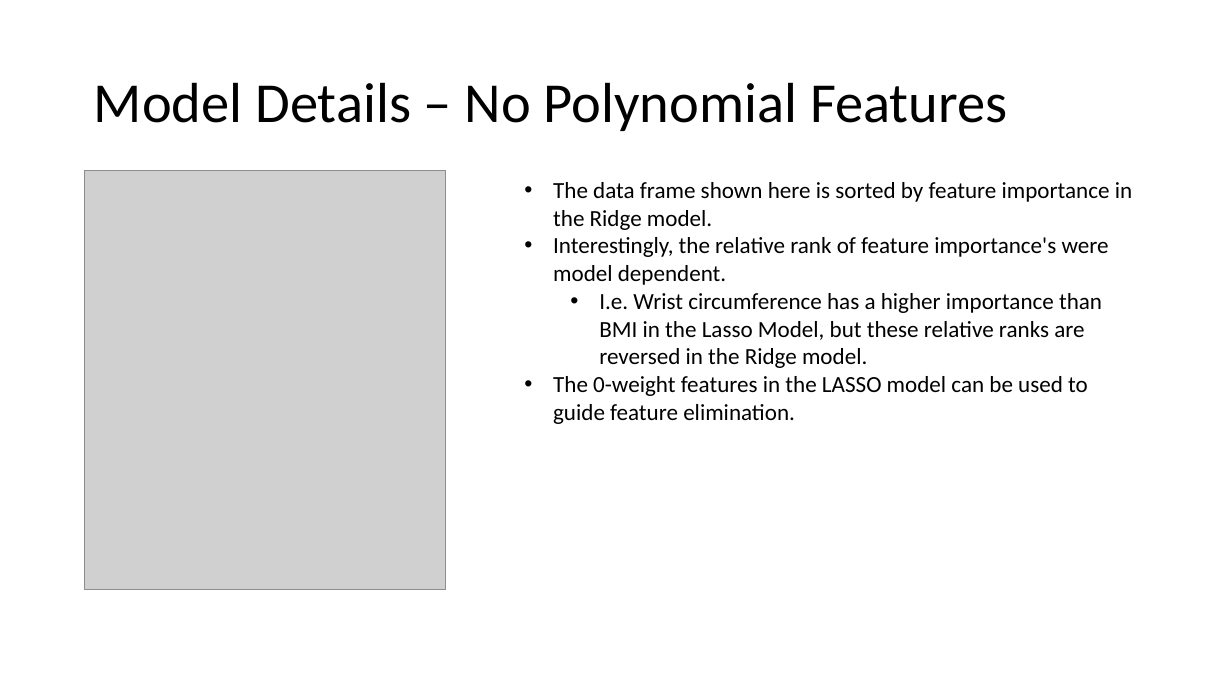
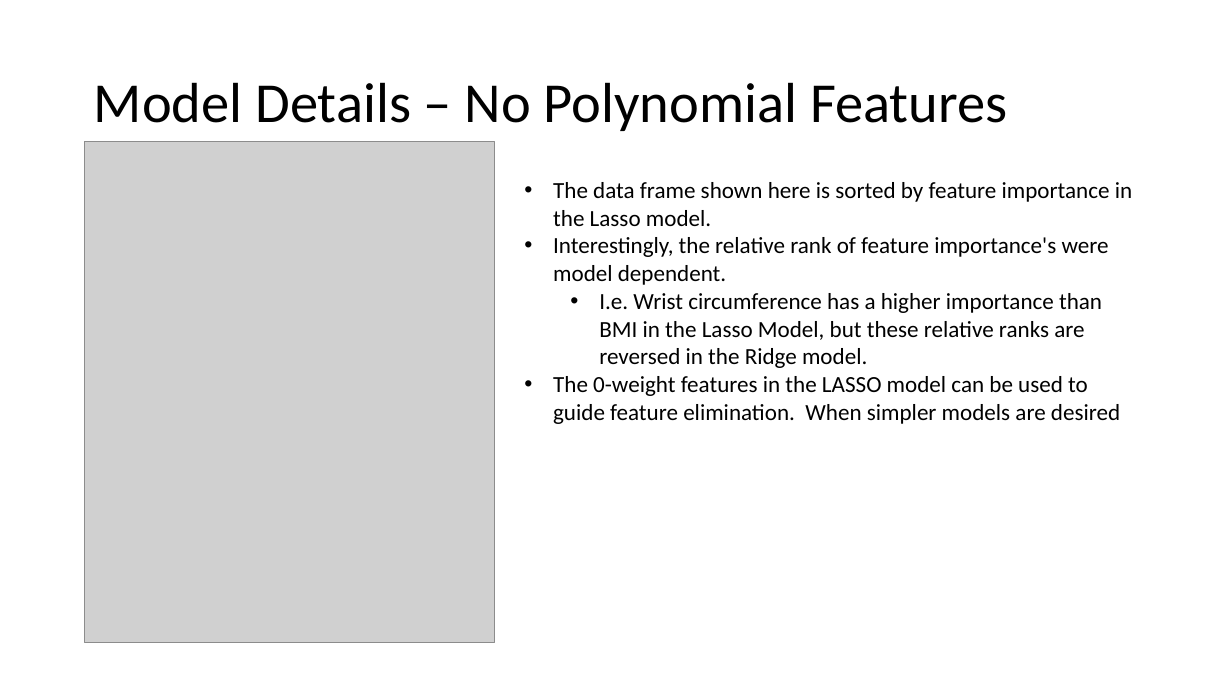
Before and after one commit to M-Matrona/IBM-Machine-Learning-Course, a slide deck: slide 5 of Course_2_SupervisedLearning/Supervised_Learning_Project_Report.pptx. Drawn at 1232x693 pixels with LibreOffice and Linux fonts; fonts in the diff are those of the drawing; grey boxes stand for pictures. Boxes give left, top, right and bottom in pixels: in the first picture for what was removed or moved away, otherwise in the second. Text is boxed around its words. In the diff, an @@ line names an element or a change of style, - is before the commit and + after.

```diff
--- a/Course_2_SupervisedLearning/Supervised_Learning_Project_Report.pptx
+++ b/Course_2_SupervisedLearning/Supervised_Learning_Project_Report.pptx
@@ picture: place and size @@
-picture at [85, 171, 446, 590]
+picture at [85, 141, 494, 642]
@@ text at [553, 182, 1132, 226]: text changed @@
-• The data frame shown here is sorted by feature importance in the Ridge model.
+• The data frame shown here is sorted by feature importance in the Lasso model.
@@ text at [553, 376, 1120, 424]: text changed @@
-• The 0-weight features in the LASSO model can be used to guide feature elimination.
+• The 0-weight features in the LASSO model can be used to guide feature elimination. When simpler models are desired
```
Also in this commit, not shown: 3 other slides changed, 3 slides added, 1 other file.
